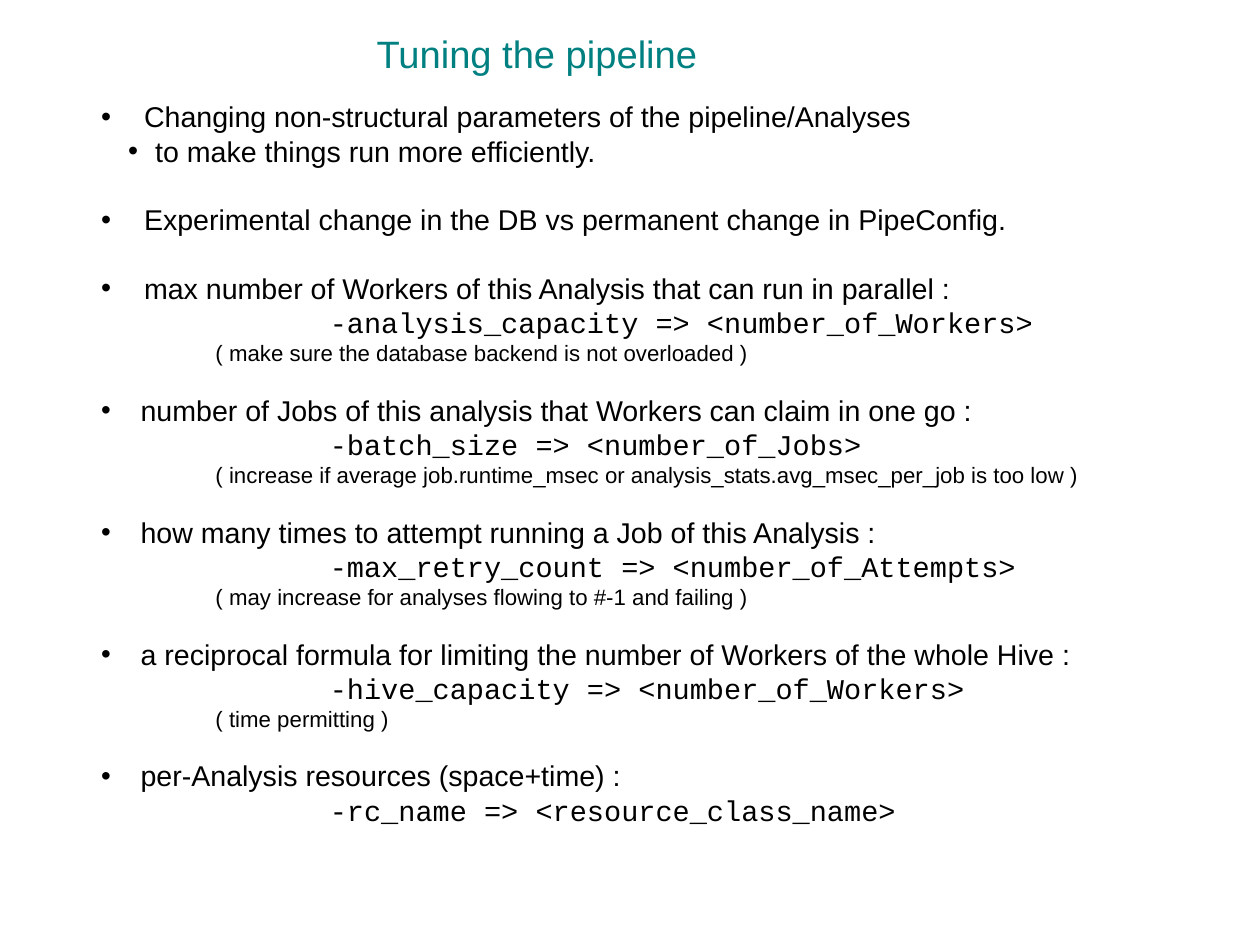
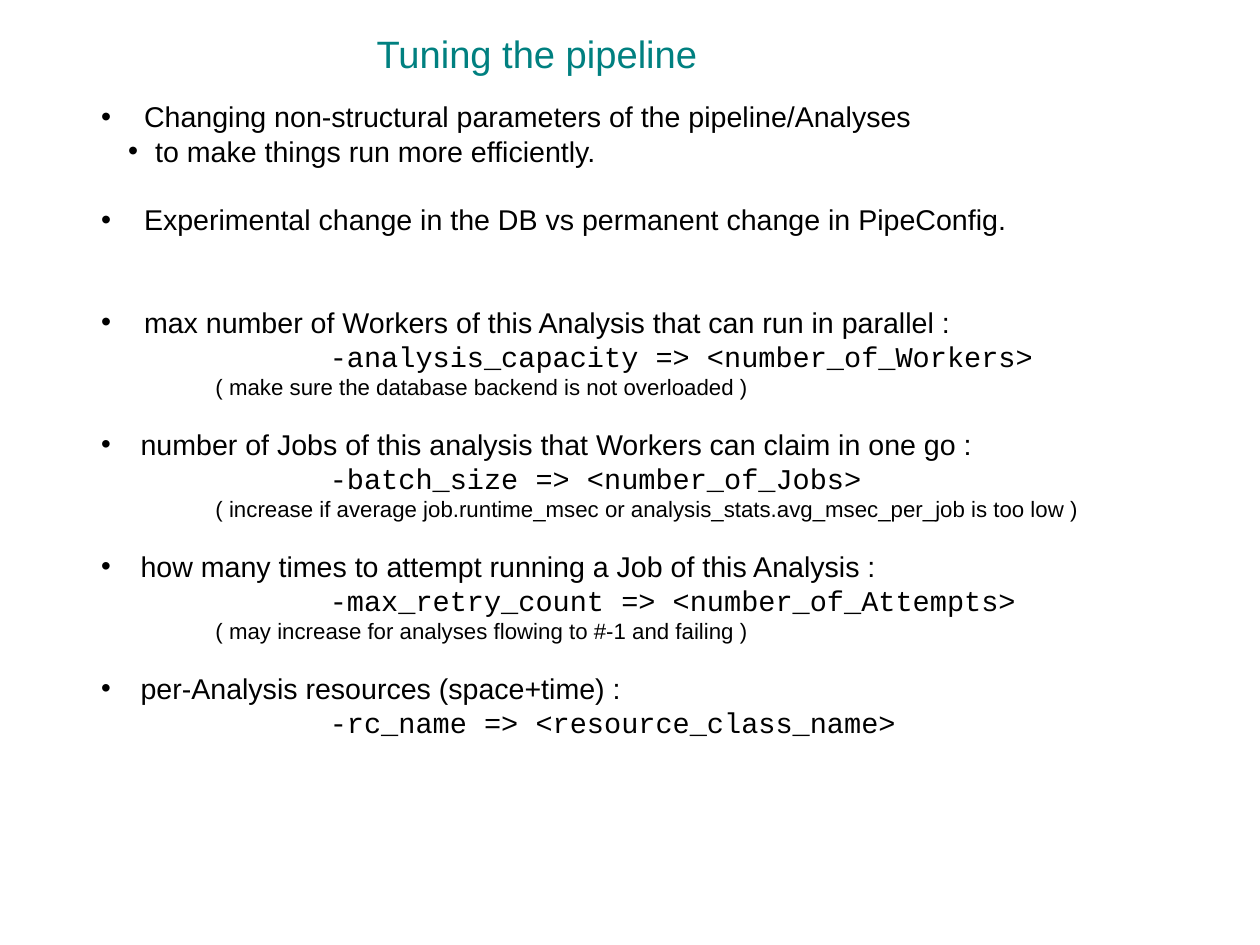
Before and after one commit to Ensembl/ensembl-hive, a slide deck: slide 20 of docs/presentations/HiveWorkshop_Sept2013/Slides_part1.odp. Drawn at 1260x945 pixels with LibreOffice and Linux fonts; fonts in the diff are those of the drawing; background and template pictures are left out. Boxes give left, top, right and bottom in pixels: in the first picture for what was removed or moved away, otherwise in the second. Text is boxed around its words. In the diff, an @@ line names an element or a change of style, - is before the commit and + after.

```diff
--- a/docs/presentations/HiveWorkshop_Sept2013/Slides_part1.odp
+++ b/docs/presentations/HiveWorkshop_Sept2013/Slides_part1.odp
@@ text at [141,644,1054,732]: paragraphs removed @@
-• a reciprocal formula for limiting the number of Workers of the whole Hive :
--hive_capacity => <number_of_Workers>
-( time permitting )
```
Also in this commit, not shown: 1 other slide changed, 5 other files.
